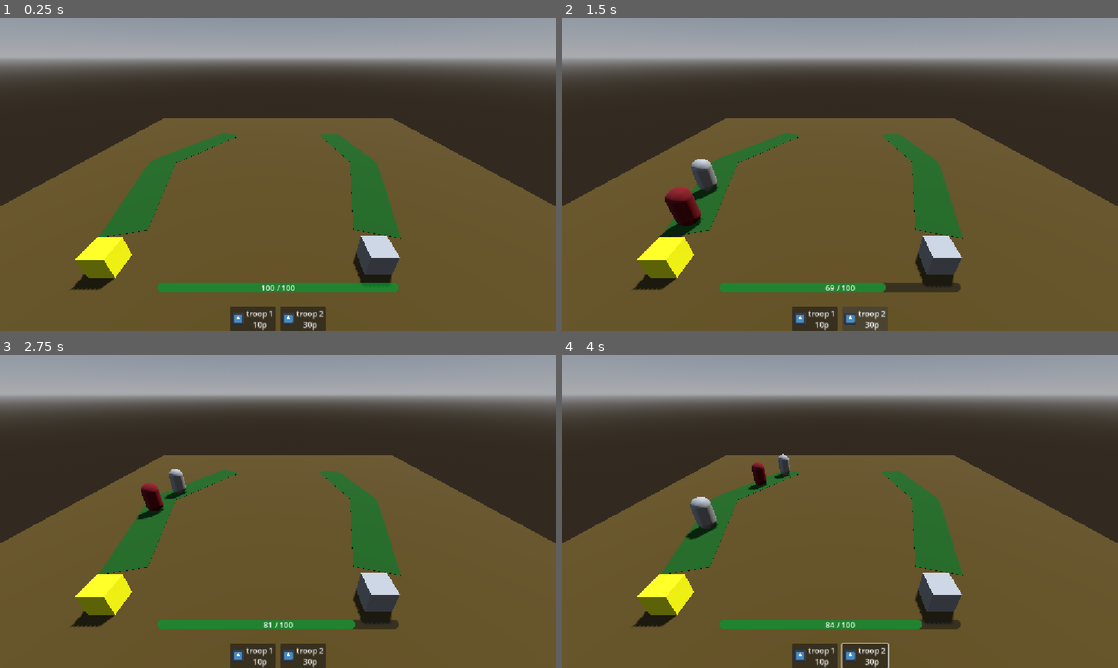
Above: before the commit, frames 1-4 (two rows, left to right).
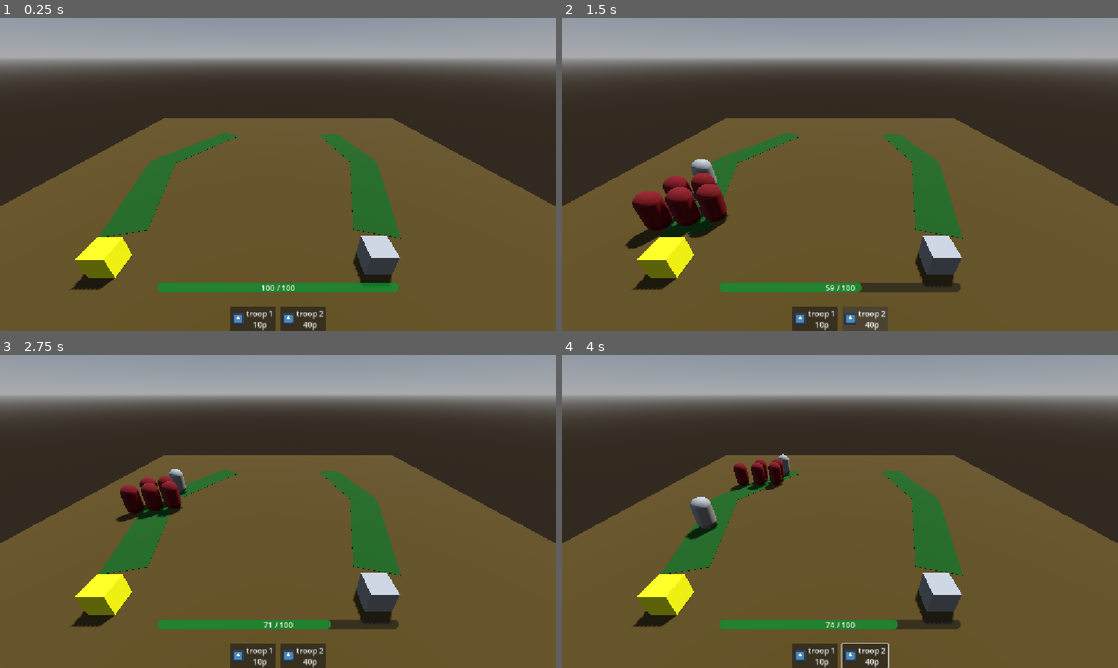
Above: after the commit, the same moments.

Repository: redd096/CrossCommunityGameJam2026
Game: Godot game, scene res://tests/test_spawner/test_spawner.tscn
Same seed, same stepped clock (60 frames per second), same inputs: the game is played once before the commit and once after it. This scene is started directly instead of the project's main scene. The engine's default icon, where the game draws it, is replaced by a stand-in: a white triangle on a blue panel in a dark square.
Inputs (mouse positions are in pixels of both pictures, inside the frame that each line leads up to):
- Up to frame 1 (0.25 s): no input
- Up to frame 2 (1.5 s): click "troop 1 10p" at 0.5 s; click (867, 318) at 1.25 s, where only the run before the commit has a clickable "troop 2 30p"
- Up to frame 3 (2.75 s): tap Enter (ui_accept) at 2, 2.27 s; move the mouse to (400, 495) at 2.02 s; hold Right (ui_right) from 2.03 s (still down); click (400, 495) at 2.17 s
- Up to frame 4 (4 s): move the mouse to (728, 527) at 2.77 s; release Right (ui_right) at 2.78 s; hold Down (ui_down) 2.78-3.53 s; tap Enter (ui_accept) at 3.02 s; move the mouse to (895, 442) at 3.52 s; hold Right (ui_right) from 3.53 s (still down)

The runs differ from the first frame. In frame 1, less than 0.1% of the frame differs, in the area x 54-56%, y 97-100%; in frame 2, 2.2%, in the area x 11-59%, y 49-100%; in frame 3, 1.0%; in frame 4, 0.6%.

Commit message:
formation of more units on spawn

Diff:
--- a/ScriptableObjects/PlayerTroops/default_troop.tres
+++ b/ScriptableObjects/PlayerTroops/default_troop.tres
@@ -8,6 +8,5 @@
 script = ExtResource("1_jmfbp")
 troop_name = &"Default Troop"
 troop_prefab = ExtResource("2_0pk5e")
-cost = 10
 icon = ExtResource("1_c0xou")
 metadata/_custom_type_script = "uid://dq42um1m8nncq"
--- a/Scripts/player_manager.gd
+++ b/Scripts/player_manager.gd
@@ -18,7 +18,8 @@
 
 signal on_update_mana(from: int, to: int)
 signal on_select_spawner(previous_spawner: Spawner, new_spawner: Spawner)
-signal on_spawn_troop(troop: Node3D)
+## Emitted once per spawned unit. formation_index is from 0 to formation_size - 1,
+signal on_spawn_troop(troop: Node3D, formation_index: int, formation_size: int)
 
 
 func _ready() -> void:
@@ -57,9 +58,11 @@
 	# if mana is enough, decrease it to spawn troop on selected spawner
 	if current_mana >= troop.cost:
 		remove_mana(troop.cost)
-		var spawned_troop: Node3D = troop.troop_prefab.instantiate() as Node3D
-		add_child(spawned_troop)
-		on_spawn_troop.emit(spawned_troop)
+		# spawn the whole formation for a single cost
+		for i: int in troop.formation_size:
+			var spawned_troop: Node3D = troop.troop_prefab.instantiate() as Node3D
+			add_child(spawned_troop)
+			on_spawn_troop.emit(spawned_troop, i, troop.formation_size)
 		print("todo - troop script and call init? - update also TroopResource.troop_prefab comment")
 	# else, show warning
 	else:
--- a/Scripts/troop_resource.gd
+++ b/Scripts/troop_resource.gd
@@ -5,3 +5,4 @@
 @export var troop_prefab: PackedScene # Troop script?
 @export var cost: int = 10
 @export var icon: Texture2D
+@export var formation_size: int = 1 ## how many units are spawned together with one click
--- a/tests/test_path/test_path_walker.gd
+++ b/tests/test_path/test_path_walker.gd
@@ -7,6 +7,7 @@
 @export var path: Path3D
 @export var speed: float = 4.0
 @export var lookahead: float = 1.5 ## calculate next point by currentPositionOnPath + lookahead
+@export var side_offset: float = 0.0 ## distance from the path center (negative = left, positive = right, 0 = center)
 
 
 # copy-paste from CharacterBody3D code in godot
@@ -23,7 +24,7 @@
 	# # As good practice, you should replace UI actions with custom gameplay actions.
 	# var input_dir := Input.get_vector("ui_left", "ui_right", "ui_up", "ui_down")
 	# var direction := (transform.basis * Vector3(input_dir.x, 0, input_dir.y)).normalized()
-	var direction := MovementUtilities.get_path_direction(path, global_position, lookahead)
+	var direction := MovementUtilities.get_path_direction(path, global_position, lookahead, side_offset)
 	if direction:
 		velocity.x = direction.x * speed
 		velocity.z = direction.z * speed
--- a/tests/test_spawner/test_spawner_script.gd
+++ b/tests/test_spawner/test_spawner_script.gd
@@ -5,6 +5,8 @@
 
 @export var player_manager: PlayerManager
 @export var selected_color: Color = Color.YELLOW
+@export var formation_max_columns: int = 3 ## max units side by side in a row
+@export var formation_spacing: float = 1.2 ## distance between units
 
 # material applied to the selected spawner mesh
 var _selected_material
@@ -20,6 +22,8 @@
 	_on_select_spawner(null, player_manager.current_spawner)
 
 
+#region on select spawner
+
 func _on_select_spawner(previous_spawner: Spawner, new_spawner: Spawner) -> void:
 	# reset previous material
 	if previous_spawner:
@@ -33,10 +37,99 @@
 	# find first MeshInstance3D child
 	return spawner.find_children("*", "MeshInstance3D", false)[0]
 
+#endregion
 
-func _on_spawn_troop(troop: Node3D) -> void:
+
+#region on spawn troop
+
+func _on_spawn_troop(troop: Node3D, formation_index: int, formation_size: int) -> void:
 	# set troop path
 	var path: Path3D = player_manager.current_spawner.path
 	troop.path = path
-	# and position to the start of the path
-	troop.global_position = path.to_global(path.curve.sample_baked(0.0))
+
+	# and set troop spawn position
+	_spawn_in_grid_test_1(troop, formation_index, formation_size)
+
+
+func _spawn_at_start_path(troop: Node3D) -> void:
+	troop.global_position = MovementUtilities.get_path_start_position(troop.path)
+
+
+func _spawn_in_grid_test_1(troop: Node3D, formation_index: int, formation_size: int) -> void:
+	# find correct column for this "formation" (to spawn unit side by side)
+	var columns: int = mini(formation_size, formation_max_columns)
+	var column_index: int = formation_index % columns
+
+	# then find correct row (if there are more rows because "formation" exceed formation_max_columns)
+	@warning_ignore("integer_division")
+	var row_index: int = formation_index / columns
+
+	# calculate to have column 0 at the left instead of the center
+	# e.g. we have 10 columns and we want to stay in column 5, we must be in the center and not to the right
+	var remaining_units: int = formation_size - row_index * columns
+	var columns_in_this_row: int = mini(columns, remaining_units)
+	var half_size: float = (columns_in_this_row - 1) / 2.0 * formation_spacing	# center row with less units then formation_max_columns
+	# var half_size: float = (columns - 1) / 2.0 * formation_spacing
+	var offset_to_the_right: float = column_index * formation_spacing
+	var side_offset: float = offset_to_the_right - half_size
+	troop.side_offset = side_offset
+
+	# default order: the row 0 is at the start of the path, and the last row is forward along the path
+	var progress: float = row_index * formation_spacing
+
+	# # inverse order: the last row is at the start of the path, and row 0 is forward along the path
+	# @warning_ignore("integer_division")
+	# var last_row_index: int = (formation_size - 1) / columns
+	# var progress: float = (last_row_index - row_index) * formation_spacing
+
+	troop.global_position = MovementUtilities.get_path_global_position(troop.path, progress, side_offset)
+
+
+func _spawn_in_grid_test_2(troop: Node3D, formation_index: int, formation_size: int) -> void:
+	# find this unit slot in the formation
+	# x = side offset (column), y = distance (row)
+	var offsets: Array[Vector2] = _get_formation_offsets(formation_size, formation_spacing, formation_max_columns)
+	var slot: Vector2 = offsets[formation_index]
+	troop.side_offset = slot.x
+
+	# default order: the row 0 is at the start of the path, and the last row is forward along the path
+	var progress: float = slot.y
+
+	# # inverse order: the last row is at the start of the path, and row 0 is forward along the path
+	# var longest: float = 0.0
+	# for offset: Vector2 in offsets:
+	# 	longest = maxf(longest, offset.y)
+	# var progress: float = longest - slot.y
+
+	# and position at its "slot" near the start of the path
+	troop.global_position = MovementUtilities.get_path_global_position(troop.path, progress, slot.x)
+
+
+## Return the slot offsets of a formation made of columns and rows [br]
+## x = side offset (column, where negative is left and positive is right), y = distance (row) [br]
+## unit_count: the number of units in this formation [br]
+## spacing: distance between two units, both side by side and between rows [br]
+## max_columns: max units side by side in a row
+static func _get_formation_offsets(unit_count: int, spacing: float, max_columns: int) -> Array[Vector2]:
+	var offsets: Array[Vector2] = []
+	var row: int = 0
+
+	while offsets.size() < unit_count:
+		# full rows have max_columns units, the last one only the remaining units
+		var remaining_units: int = unit_count - offsets.size()
+		var columns_in_this_row: int = mini(max_columns, remaining_units)
+
+		# calculate to have column 0 at the left instead of the center
+		# e.g. we have 10 columns and we want to stay in column 5, we must be in the center and not to the right
+		var half_size: float = (columns_in_this_row - 1) / 2.0 * spacing
+		for column_index: int in columns_in_this_row:
+			var offset_to_the_right: float = column_index * spacing
+			var side_offset: float = offset_to_the_right - half_size
+			offsets.append(Vector2(side_offset, row * spacing))
+
+		# move to next row
+		row += 1
+
+	return offsets
+
+#endregion
--- a/tests/test_spawner/test_spawner_troop_2.tres
+++ b/tests/test_spawner/test_spawner_troop_2.tres
@@ -8,6 +8,7 @@
 script = ExtResource("1_po3pi")
 troop_name = &"troop 2"
 troop_prefab = ExtResource("3_wtar4")
-cost = 30
+cost = 40
 icon = ExtResource("1_wtar4")
+formation_size = 5
 metadata/_custom_type_script = "uid://dq42um1m8nncq"
